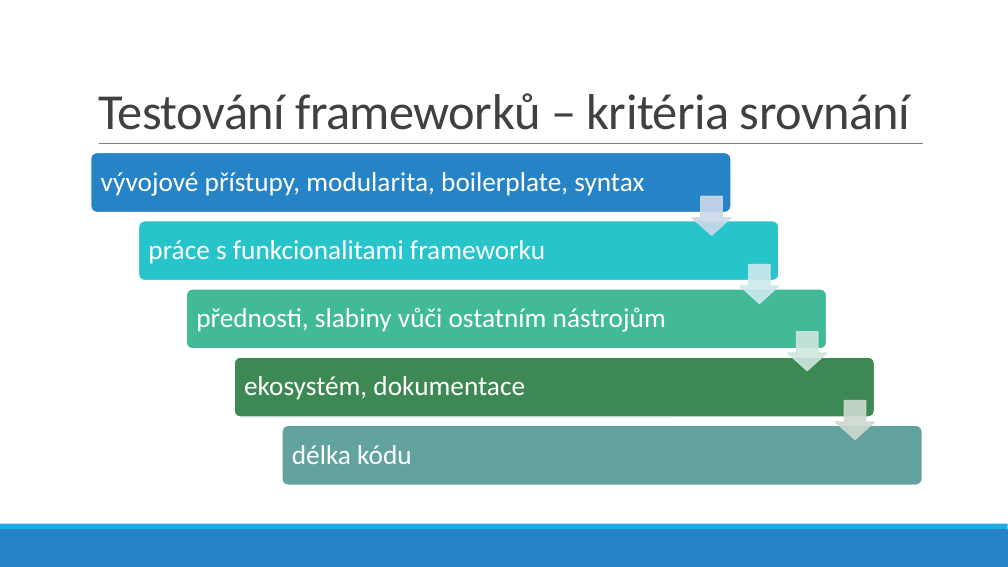
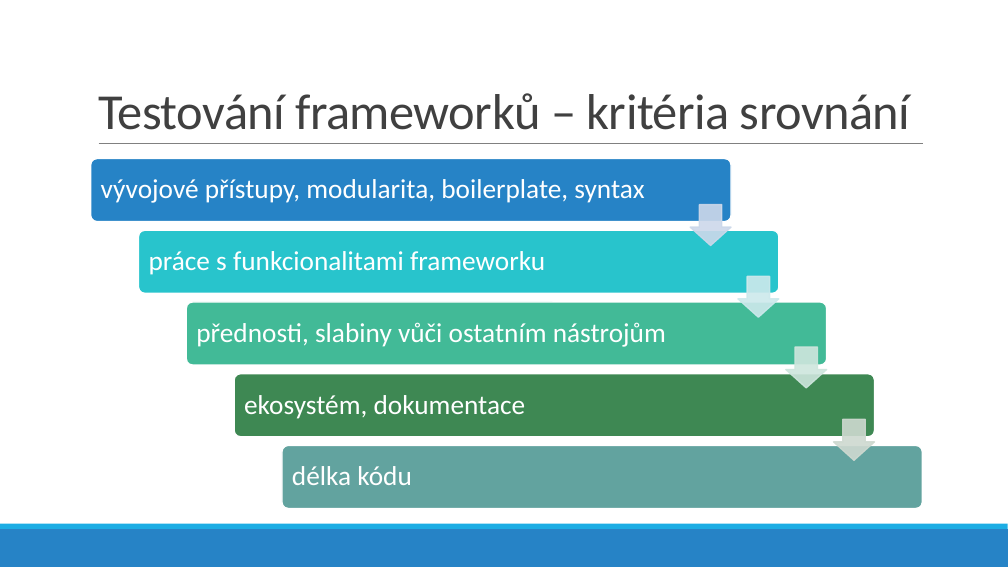
Before and after one commit to lukyncze/bachelor-thesis, a slide deck: slide 10 of presentation/prezentace-sukenik.pptx. Drawn at 1008x567 pixels with LibreOffice and Linux fonts; fonts in the diff are those of the drawing. Boxes give left, top, right and bottom in pixels: in the first picture for what was removed or moved away, otherwise in the second. Text is boxed around its words. In the diff, an @@ line names an element or a change of style, - is before the commit and + after.

```diff
--- a/presentation/prezentace-sukenik.pptx
+++ b/presentation/prezentace-sukenik.pptx
@@ rounded rectangle resized from (x1=91, y1=153, x2=731, y2=212) to (x1=91, y1=159, x2=731, y2=222) @@
@@ text "vývojové přístupy, modularita, boilerplate, syntax" moved from (x1=101, y1=172, x2=644, y2=196) to (x1=101, y1=179, x2=644, y2=203) @@
@@ down arrow moved from (x1=693, y1=197, x2=731, y2=235) to (x1=690, y1=205, x2=731, y2=246) @@
@@ 1 text, 1 rounded rectangle, 1 down arrow moved together from (x1=138, y1=221, x2=779, y2=303) to (x1=138, y1=231, x2=779, y2=318) @@
@@ 2 texts, 2 rounded rectangles, 1 down arrow moved together from (x1=186, y1=289, x2=875, y2=417) to (x1=186, y1=302, x2=875, y2=436) @@
@@ rounded rectangle resized from (x1=282, y1=426, x2=923, y2=485) to (x1=282, y1=445, x2=923, y2=508) @@
@@ text "délka kódu" moved from (x1=292, y1=445, x2=412, y2=464) to (x1=292, y1=466, x2=412, y2=485) @@
@@ down arrow moved from (x1=836, y1=401, x2=874, y2=439) to (x1=834, y1=420, x2=875, y2=461) @@
```
Also in this commit, not shown: 11 other slides changed, 1 slide added, 8 other files.
